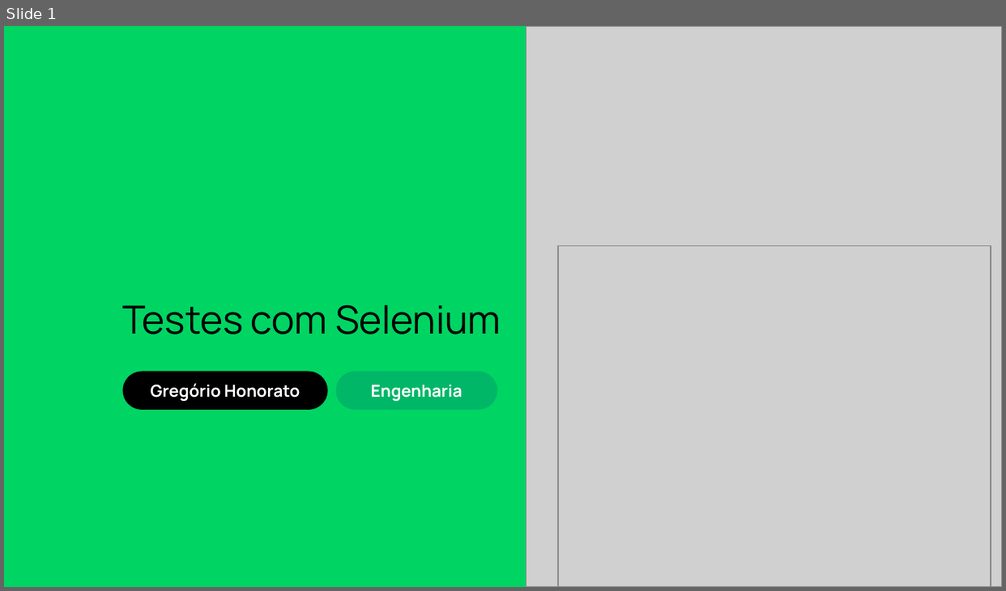
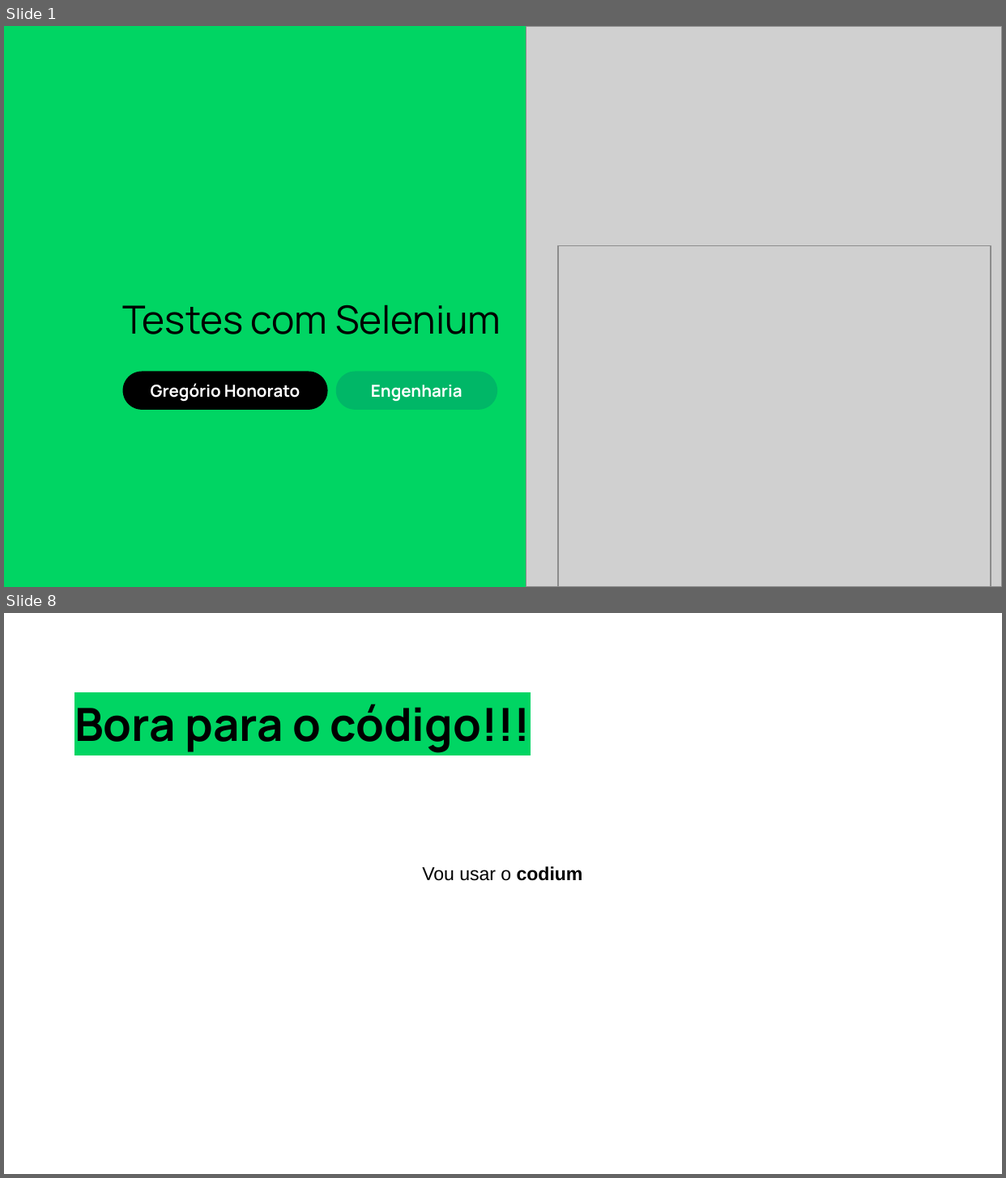
Before and after one commit to greghonox/TESTES-SELENIUM, a slide deck: selenium.pptx. Shown one above the other, each under a label of ours: slide 1 before the commit, slides 1 and 8 after it; the slides between them are not shown. The pictures are 1006x591 and 1006x1178 pixels, drawn with LibreOffice and Linux fonts; fonts in the diff are those of the drawing; grey boxes stand for pictures. Boxes give left, top, right and bottom in pixels: in the first picture for what was removed or moved away, otherwise in the second. Text is boxed around its words. In the diff, an @@ line names an element or a change of style, - is before the commit and + after.

```diff
--- a/selenium.pptx
+++ b/selenium.pptx
@@ slide 8 added at [4,613,1002,1174], background #FFFFFF @@
@@ text added at [74,704,530,753], 33 pt, text #000000, bold @@
+Bora para o código!!!
@@ text added at [422,867,583,881], 13.5 pt, text #000000 @@
+Vou usar o codium
```
Also in this commit, not shown: 5 slides changed, 2 other slides added, 1 other file.
